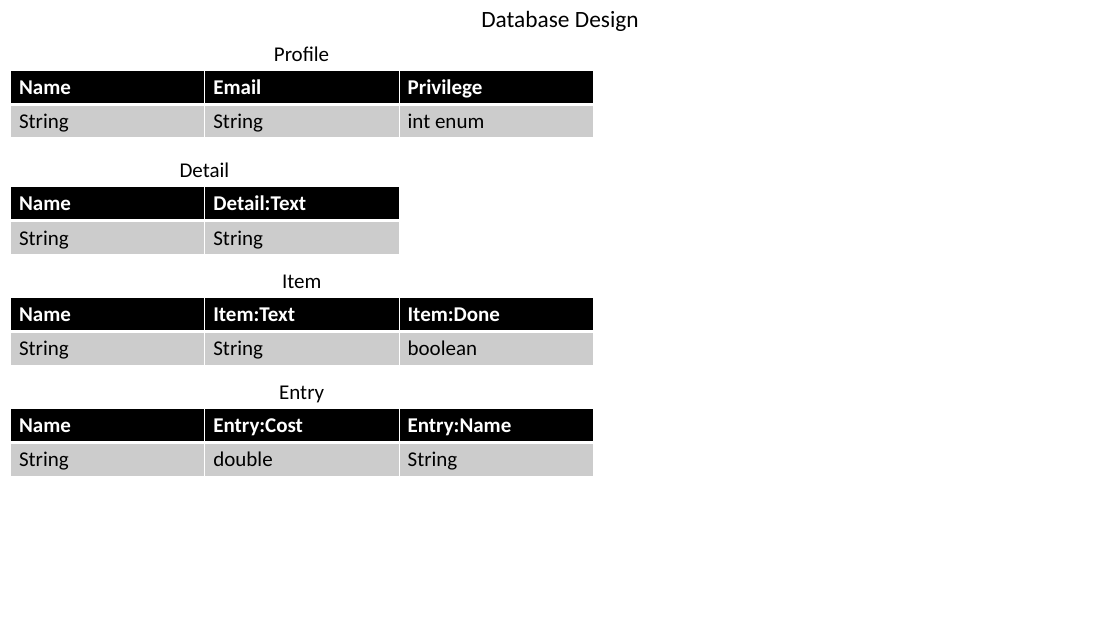
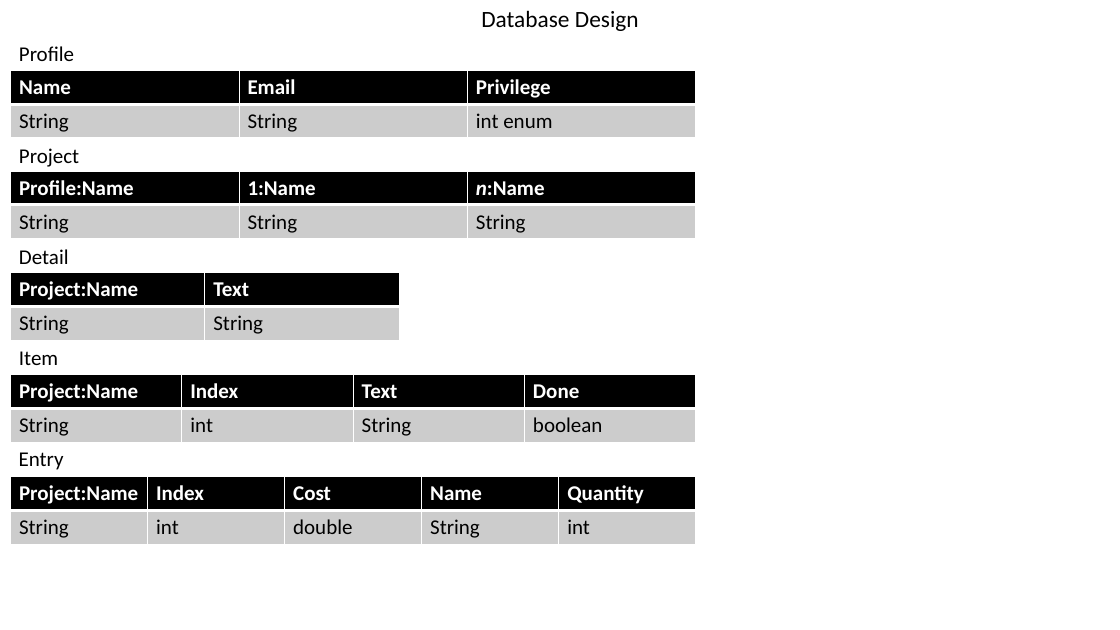
Before and after one commit to dgreen29/Creative-Tech-Brains, a slide deck: slide 11 of documentation/AppDesign.pptx. Drawn at 1120x630 pixels with LibreOffice and Linux fonts; fonts in the diff are those of the drawing. Boxes give left, top, right and bottom in pixels: in the first picture for what was removed or moved away, otherwise in the second. Text is boxed around its words. In the diff, an @@ line names an element or a change of style, - is before the commit and + after.

```diff
--- a/documentation/AppDesign.pptx
+++ b/documentation/AppDesign.pptx
@@ text "Profile": place and size @@
-text "Profile" at (274,46,329,61)
+text "Profile" at (19,46,74,61)
@@ table: place and size @@
-table at (11,71,593,138)
+table at (11,71,697,138)
@@ text added at (19,148,79,167), 18 pt, text #000000 @@
+Project
@@ table added at (11,171,697,239), 2 rows, 3 columns @@
+Profile:Name | 1:Name | n:Name
+String | String | String
@@ text "Detail": place and size @@
-text "Detail" at (180,162,230,177)
+text "Detail" at (19,249,69,264)
@@ table at (11,272,399,340) @@
-row 1, column 1: Name
+row 1, column 1: Project:Name
-row 1, column 2: Detail:Text
+row 1, column 2: Text
@@ table: place and size @@
-table at (11,187,399,255)
+table at (11,272,399,340)
@@ text "Item": place and size @@
-text "Item" at (282,274,321,288)
+text "Item" at (19,351,58,365)
@@ table at (11,375,697,443) @@
-column 1: Name | String
-column 2: Item:Text | String
-column 3: Item:Done | boolean
+column 1: Project:Name | String
+column 2: Index | int
+column 3: Text | String
+column 4: Done | boolean
@@ table: place and size @@
-table at (11,297,593,365)
+table at (11,375,697,443)
@@ text "Entry": place and size @@
-text "Entry" at (279,385,324,403)
+text "Entry" at (19,452,64,470)
@@ table at (11,476,696,544) @@
+column 1: Project:Name | String
+column 2: Index | int
+column 3: Cost | double
-column 2: Entry:Cost | double
-column 3: Entry:Name | String
+column 5: Quantity | int
@@ table: place and size @@
-table at (11,408,593,476)
+table at (11,476,696,544)
```
Also in this commit, not shown: 23 other files.
